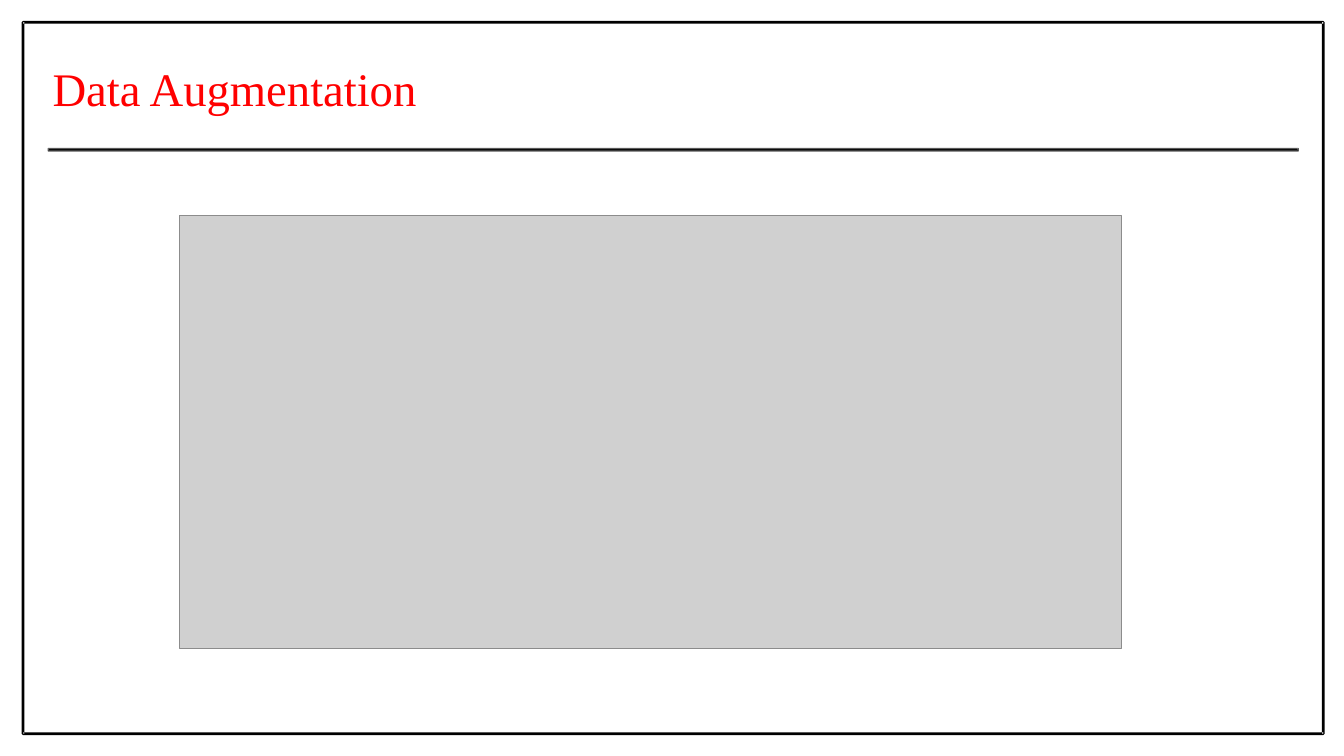
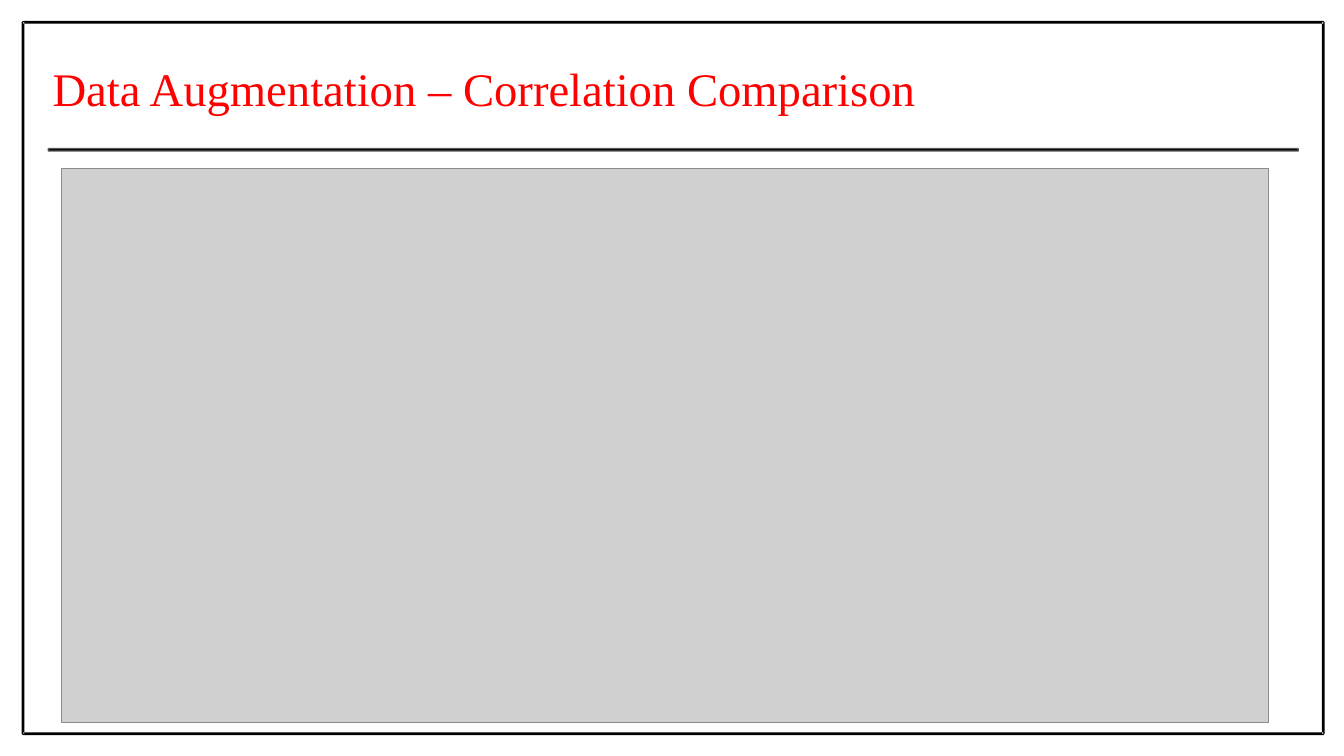
Before and after one commit to Prithiv-vijai/5g_MEC, a slide deck: slide 20 of Batch_4 IT-G2.pptx (slide 21 before the commit). Drawn at 1344x756 pixels with LibreOffice and Linux fonts; fonts in the diff are those of the drawing; grey boxes stand for pictures. Boxes give left, top, right and bottom in pixels: in the first picture for what was removed or moved away, otherwise in the second. Text is boxed around its words. In the diff, an @@ line names an element or a change of style, - is before the commit and + after.

```diff
--- a/Batch_4 IT-G2.pptx
+++ b/Batch_4 IT-G2.pptx
@@ text at (53, 73, 915, 116): text changed @@
-Data Augmentation
+Data Augmentation – Correlation Comparison
@@ picture: place and size @@
-picture at (179, 216, 1122, 648)
+picture at (62, 169, 1269, 723)
```
Also in this commit, not shown: 7 other slides changed, 1 slide removed, 2 other files.
